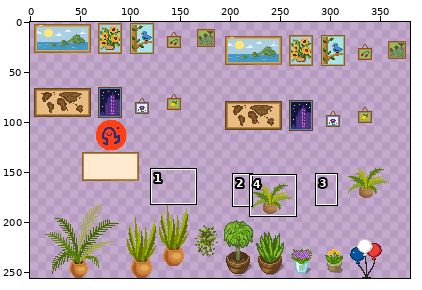
A sprite sheet gets an edit: tilesets/WA_Decoration.png. Above: a wide view before the commit, with the close-up outlined.
Close-up. Earlier state:
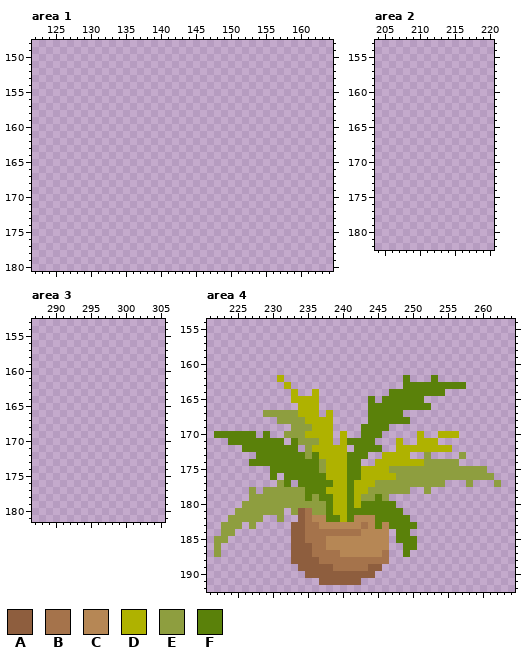
The file is 384x256 pixels. Pixels under 10% opacity are left out. Colours within 5 levels of each other are drawn and written as one. Shown: area 1: x 122..164, y 148..180; area 2: x 204..220, y 153..182; area 3: x 287..305, y 153..181; area 4: x 221..264, y 154..192. The wide view leaves out empty margins. The commit also changed other parts of the picture, which this record leaves out.
Palette (. is transparent): A #8e5e3e  B #a5734b  C #b68755  D #afb200  E #8e9e3f  F #5a810a
Pixels before, area 4, first column x 222:
162 .........D.................F...F.........
163 ..........D................FFFFFFFFF.....
164 ...........D..D..........FFFFFFFF........
165 ...........DDDD.......F.FFFFFF...........
166 ............DDD.......FFFFFFFFF..........
167 .......EEEEEDDD.D.....FFFFF..............
168 .........EEEEDDDD.....FFFFFF.............
169 ...........EEEDDD....FFFF................
170 FFFFFF.F..EEEDDDD.D..FFF.....D..DDD......
171 ..FFFFFFFF.FEEEDD.DFFFF...D..DDD.........
172 ....FFFFFFFF.EDDDDD.FFFF..DDDDDDDD.......
173 ......FFFFFFFEFDDDDFFF..DDDD..E....E.....
174 .....FFFFFFFFFFEDDDFF..DDDDDDDEEEEE......
175 ........FFFFFFFEDDDFFDDDDEEEEEEEEEEEEEE..
176 ........F.FFFFFFDDDFFDDDDDEEEEEEEEEEEEEE.
177 .........EF.FFFFFDDFDDDEEEEEEEEEE...E...E
178 .....E.EEEEEEFFFDDDFDDEEEEEE..E..........
179 .....EEEEEEEEFEFFDDFDEEFE................
180 ....EEEEEEEEEEEEFDDFDFFFFF...............
181 ...EEEEEEE.EABEEFDDFFFFFFFF..............
182 ..EEEEE..E..ABCCFFDFCCCFFFFF.............
183 .EEE.E.....AABBCCCCCCBCFCFFFF............
184 .EE........AABBBBBBBBCCCC.FF.............
185 EE.........AABBBCCCCCCCCC.FFF............
186 E..........AAABBCCCCCCCCC..FF............
187 E..........AAABBBBCCCCCCB..F.............
188 ...........AAAABBBBBBBBBB................
189 ............AAAAABBBBBAA.................
190 .............AAAAAAAAAA..................
191 ...............AAAAAA....................
After:
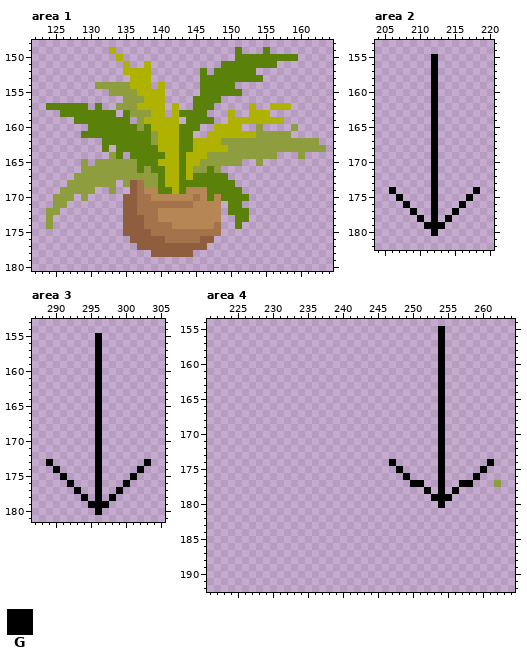
Colours new in this view: G #000000
The exact change:
Changed rows in their new state; - is an unchanged pixel.
Area 1:
first column x 124:
149 ---------D-----------------F---F--------
150 ----------D----------------FFFFFFFFF----
151 -----------D--D----------FFFFFFFF-------
152 -----------DDDD-------F-FFFFFF----------
153 ------------DDD-------FFFFFFFFF---------
154 -------EEEEEDDD-D-----FFFFF-------------
155 ---------EEEEDDDD-----FFFFFF------------
156 -----------EEEDDD----FFFF---------------
157 FFFFFF-F--EEEDDDD-D--FFF-----D--DDD-----
158 --FFFFFFFF-FEEEDD-DFFFF---D--DDD--------
159 ----FFFFFFFF-EDDDDD-FFFF--DDDDDDDD------
160 ------FFFFFFFEFDDDDFFF--DDDD--E----E----
161 -----FFFFFFFFFFEDDDFF--DDDDDDDEEEEE-----
162 --------FFFFFFFEDDDFFDDDDEEEEEEEEEEEEEE-
163 --------F-FFFFFFDDDFFDDDDDEEEEEEEEEEEEEE
164 ---------EF-FFFFFDDFDDDEEEEEEEEEE---E---
165 -----E-EEEEEEFFFDDDFDDEEEEEE--E---------
166 -----EEEEEEEEFEFFDDFDEEFE---------------
167 ----EEEEEEEEEEEEFDDFDFFFFF--------------
168 ---EEEEEEE-EABEEFDDFFFFFFFF-------------
169 --EEEEE--E--ABCCFFDFCCCFFFFF------------
170 -EEE-E-----AABBCCCCCCBCFCFFFF-----------
171 -EE--------AABBBBBBBBCCCC-FF------------
172 EE---------AABBBCCCCCCCCC-FFF-----------
173 E----------AAABBCCCCCCCCC--FF-----------
174 E----------AAABBBBCCCCCCB--F------------
175 -----------AAAABBBBBBBBBB---------------
176 ------------AAAAABBBBBAA----------------
177 -------------AAAAAAAAAA-----------------
178 ---------------AAAAAA-------------------
Area 2:
first column x 206:
155 ------G------
156 ------G------
157 ------G------
158 ------G------
159 ------G------
160 ------G------
161 ------G------
162 ------G------
163 ------G------
164 ------G------
165 ------G------
166 ------G------
167 ------G------
168 ------G------
169 ------G------
170 ------G------
171 ------G------
172 ------G------
173 ------G------
174 G-----G-----G
175 -G----G----G-
176 --G---G---G--
177 ---G--G--G---
178 ----G-G-G----
179 -----GGG-----
180 ------G------
Area 3:
first column x 289:
155 -------G-------
156 -------G-------
157 -------G-------
158 -------G-------
159 -------G-------
160 -------G-------
161 -------G-------
162 -------G-------
163 -------G-------
164 -------G-------
165 -------G-------
166 -------G-------
167 -------G-------
168 -------G-------
169 -------G-------
170 -------G-------
171 -------G-------
172 -------G-------
173 G------G------G
174 -G-----G-----G-
175 --G----G----G--
176 ---G---G---G---
177 ----G--G--G----
178 -----G-G-G-----
179 ------GGG------
180 -------G-------
Area 4:
first column x 222:
155 --------------------------------G-------
156 --------------------------------G-------
157 --------------------------------G-------
158 --------------------------------G-------
159 --------------------------------G-------
160 --------------------------------G-------
161 --------------------------------G-------
162 ---------.-----------------.---.G-------
163 ----------.----------------.....G...----
164 -----------.--.----------.......G-------
165 -----------....-------.-......--G-------
166 ------------...-------.........-G-------
167 -------........-.-----.....-----G-------
168 ---------........-----......----G-------
169 -----------......----....-------G-------
170 ......-.--.......-.--...-----.--G..-----
171 --........-......-.....---.--...G-------
172 ----........-......-....--......G.------
173 ------................--....--.-G--.----
174 -----................--..G......G..----G
175 --------..................G.....G.....G-
176 --------.-.................G....G....G..
177 ---------..-................GG..G--GG---
178 -----.-.....................--G-G-G-----
179 -----....................------GGG------
180 ----......................------G-------
181 ---.......-................-------------
182 --.....--.--................------------
183 -...-.-----..................-----------
184 -..--------..............-..------------
185 ..---------..............-...-----------
186 .----------..............--..-----------
187 .----------..............--.------------
188 -----------..............---------------
189 ------------............----------------
190 -------------..........-----------------
191 ---------------......-------------------
Pixel boxes of the changes (left, top, right, bottom) in both close-ups:
added: (46, 47, 326, 257)
added: (389, 54, 480, 236)
added: (46, 333, 151, 515)
changed: (214, 326, 494, 585)
